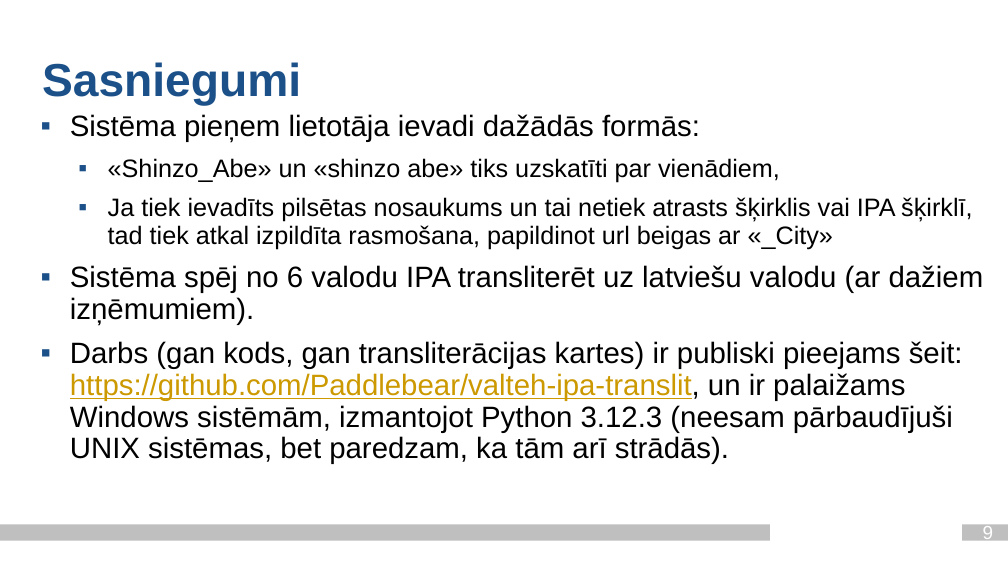
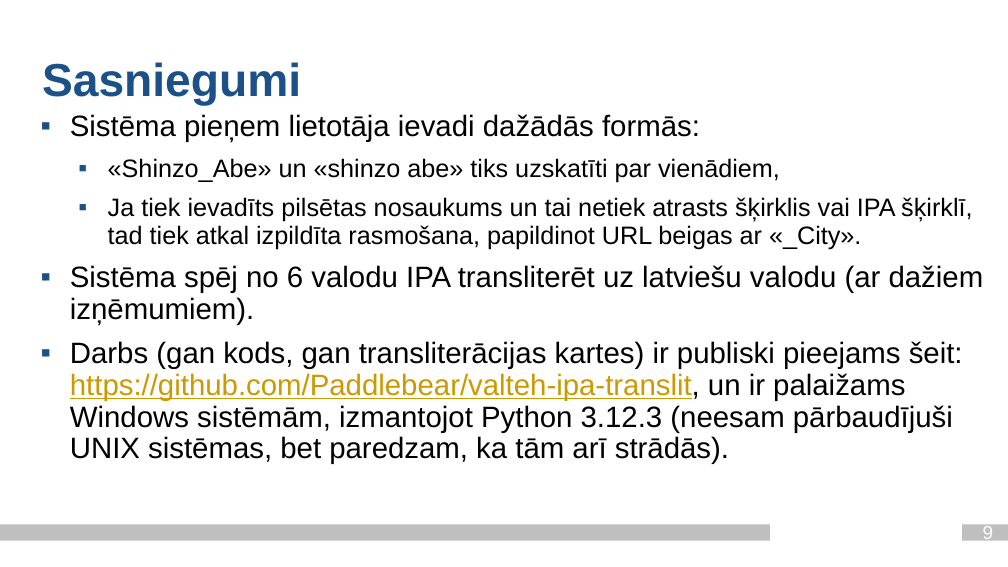
Before and after one commit to Paddlebear/valteh-ipa-translit, a slide deck: slide 9 of docs/valodasprez_2_ag21201_je21033.pptx. Drawn at 1008x567 pixels with LibreOffice and Linux fonts; fonts in the diff are those of the drawing; background and template pictures are left out. Boxes give left, top, right and bottom in pixels: in the first picture for what was removed or moved away, otherwise in the second. Text is boxed around its words. In the diff, an @@ line names an element or a change of style, - is before the commit and + after.

```diff
--- a/docs/valodasprez_2_ag21201_je21033.pptx
+++ b/docs/valodasprez_2_ag21201_je21033.pptx
@@ text at (108, 197, 972, 249): text changed @@
-  ▪ Ja tiek ievadīts pilsētas nosaukums un tai netiek atrasts šķirklis vai IPA šķirklī, tad tiek atkal izpildīta rasmošana, papildinot url beigas ar «_City»
+  ▪ Ja tiek ievadīts pilsētas nosaukums un tai netiek atrasts šķirklis vai IPA šķirklī, tad tiek atkal izpildīta rasmošana, papildinot URL beigas ar «_City».
```
Also in this commit, not shown: 5 other slides changed.
